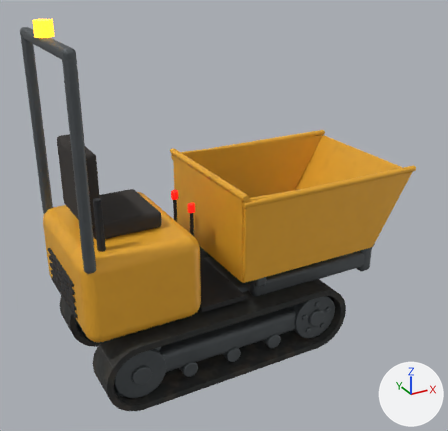
What one commit did to the glTF model assets/models/dumper_used.glb.
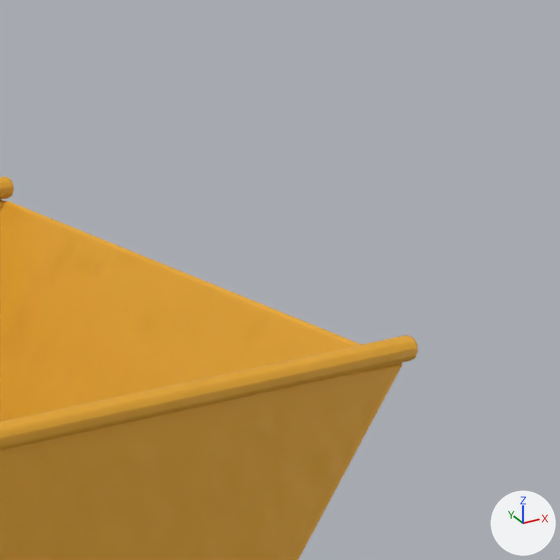
The first picture shows the older version from a 50 mm camera at (-1.61, -3.23, 2.46) aimed at (0.14, -0.05, 0.87). The close-ups show the older and then the newer version on the part from 72% to 100% of the width and 21% to 50% of the height of that picture. Only the edits that show in the close-ups are written down. The axes (+X, +Y, +Z) are drawn at lower right. The lights are the same throughout. Where no turn or scale is listed for an object, it has been applied to the vertices. Vertices at exactly the same position are counted once.

The older version as bpy lines, for what is in view:
```python
me_skip_001 = bpy.data.meshes.new('Skip.001')
me_skip_001.from_pydata(...)  # 800 vertices, 1560 faces; spans x -1.101..0.19, y -0.499..0.499, z -0.09..0.581
# faces by material slot: [1506, 54]
me_skip_001.materials.append(mat_review_paint_001_skip)
me_skip_001.materials.append(mat_review_wornsteel)
ob_skip = bpy.data.objects.new('Skip', me_skip_001)
ob_skip.location = (1.12, 0.0, 0.6)
```
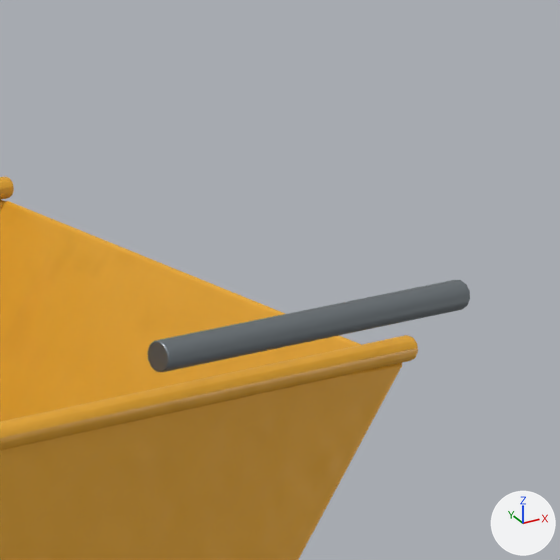
Changed parts and their boxes [x1, y1, x2, y2] in the close-ups (560 x 560 px):
'Clean skip safety rail', added: after [147, 280, 470, 372]
part 1 of me_skip_001, shading changed: [144, 313, 337, 376] in both

Diff of the bpy script that builds the scene:
```diff
--- a/assets/models/dumper_used.glb.py
+++ b/assets/models/dumper_used.glb.py
@@ mat_review_cleansteel @@
+mat_review_cleansteel = principled_material('Review_CleanSteel')
+mat_review_cleansteel.base_color = (0.22, 0.25, 0.27)  # grey #81898e
+mat_review_cleansteel.metallic = 0.7
+mat_review_cleansteel.roughness = 0.42
@@ me_skip_001 @@
 me_skip_001.from_pydata(...)  # 800 vertices, 1560 faces; spans x -1.101..0.19, y -0.499..0.499, z -0.09..0.581
 # used by ob_skip; location = (1.12, 0.0, 0.6)
+# me_skip_001 part 1: 15 of the faces centred in x -0.242..0.182, y -0.491..0.475, z 0.019..0.535 are now shaded smooth
 me_skip_001.materials.append(mat_review_paint_001_skip)
@@ me_clean_skip_safety_rail @@
+me_clean_skip_safety_rail.from_pydata(...)  # 72 vertices, 140 faces; spans x -0.35..0.2, y -0.572..-0.528, z 0.598..0.642
+me_clean_skip_safety_rail.materials.append(mat_review_cleansteel)  # grey #81898e
@@ ob_clean_skip_safety_rail @@
+ob_clean_skip_safety_rail = bpy.data.objects.new('Clean skip safety rail', me_clean_skip_safety_rail)
+ob_clean_skip_safety_rail.location = (1.12, 0.0, 0.6)
```
